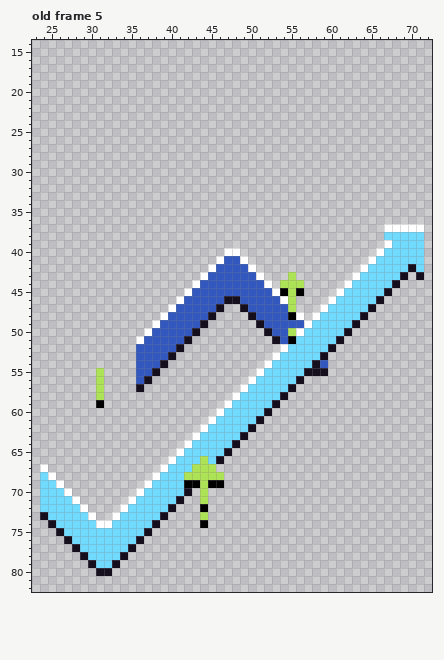
Two states of a pixel-art file, WIP Assets/QuarterReportCrit.aseprite. Above, as it was before the edit.
96x96 pixels, 8 frames. Shown: old frame 5: x 23..72, y 14..82. The commit also changed other frames, which this record leaves out.
After:
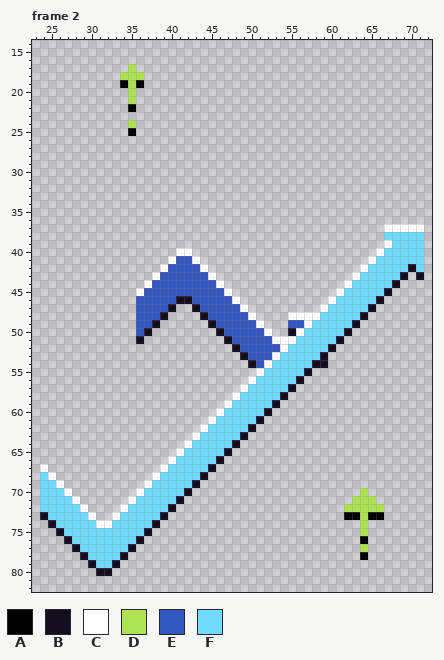
Palette (. is transparent): A #000000  B #140e1e  C #ffffff  D #afe356  E #3257be  F #70dbff
A new or re-ordered frame is compared with the old frame closest to it.
From old to new:
frames re-ordered
--- frame 2 against old frame 5
@@ x 32..38 @@
 16 .......
-17 .......
-18 .......
-19 .......
-20 .......
-21 .......
-22 .......
+17 ...D...
+18 ..DDD..
+19 ..ADA..
+20 ...D...
+21 ...D...
+22 ...A...
 23 .......
-24 .......
-25 .......
+24 ...D...
+25 ...A...
 26 .......
@@ x 29..61 @@
 39 .................................
-40 ..................CC.............
-41 .................CEEC............
-42 ................CEEEEC...........
-43 ...............CEEEEEEC...D......
-44 ..............CEEEEEEEEC.DDD.....
-45 .............CEEEEEEEEEECADA....C
-46 ............CEEEEEBBEEEEECD....CF
-47 ...........CEEEEEB..BEEEEED...CFF
-48 ..........CEEEEEB....BEEEEAC.CFFF
-49 .........CEEEEEB......BEEEEECFFFF
-50 ........CEEEEEB........BEEDCFFFFF
-51 .......CEEEEEB..........BEAFFFFFB
-52 .......EEEEEB............CFFFFFB.
-53 .......EEEEB............CFFFFFB..
-54 .......EEEB............CFFFFFBE..
-55 ..D....EEB............CFFFFFBBB..
-56 ..D....EB............CFFFFFB.....
-57 ..D....B............CFFFFFB......
-58 ..D................CFFFFFB.......
-59 ..A...............CFFFFFB........
+40 ............CC...................
+41 ...........CEEC..................
+42 ..........CEEEEC.................
+43 .........CEEEEEEC................
+44 ........CEEEEEEEEC...............
+45 .......CEEEEEEEEEEC.............C
+46 .......EEEEEBBEEEEEC...........CF
+47 .......EEEEB..BEEEEEC.........CFF
+48 .......EEEB....BEEEEEC....CCCCFFF
+49 .......EEB......BEEEEEC...EECFFFF
+50 .......EB........BEEEEEC..BCFFFFF
+51 .......B..........BEEEEECCCFFFFFB
+52 ...................BEEEEECFFFFFB.
+53 ....................BEEECFFFFFB..
+54 .....................BECFFFFFBB..
+55 ......................CFFFFFB....
+56 .....................CFFFFFB.....
+57 ....................CFFFFFB......
+58 ...................CFFFFFB.......
+59 ..................CFFFFFB........
 60 .................CFFFFFB.........
@@ x 40..68 @@
 65 .CFFFFFB.....................
-66 CFFFDFB......................
-67 FFFDDD.......................
-68 FFDDDDD......................
-69 FFAADAA......................
-70 FFB.D........................
-71 FB..D........................
-72 B...A........................
-73 ....D........................
-74 ....A........................
-75 .............................
-76 .............................
-77 .............................
-78 .............................
+66 CFFFFFB......................
+67 FFFFFB.......................
+68 FFFFB........................
+69 FFFB.........................
+70 FFB.....................D....
+71 FB.....................DDD...
+72 B.....................DDDDD..
+73 ......................AADAA..
+74 ........................D....
+75 ........................D....
+76 ........................A....
+77 ........................D....
+78 ........................A....
 79 .............................
